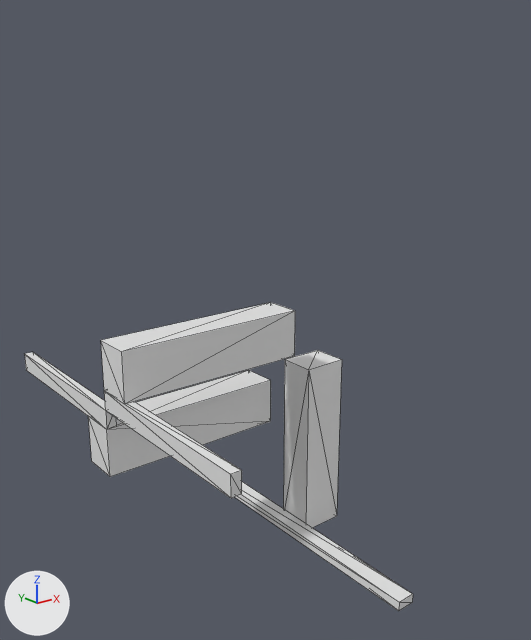
The OBJ model Data/bmc/tiles_structure/t_227.obj: old version first, new version second.
Both versions are drawn from a 50 mm lens placed at (-1.2, -1.477, 0.72), pointed at (0.044, 0.079, 0.098). Lighting does not change. The marker at lower left points along +X, +Y and +Z. Mesh edges are drawn as thin lines. Where no turn or scale is listed for an object, it has been applied to the vertices.

In view in the first picture: 't_227'.
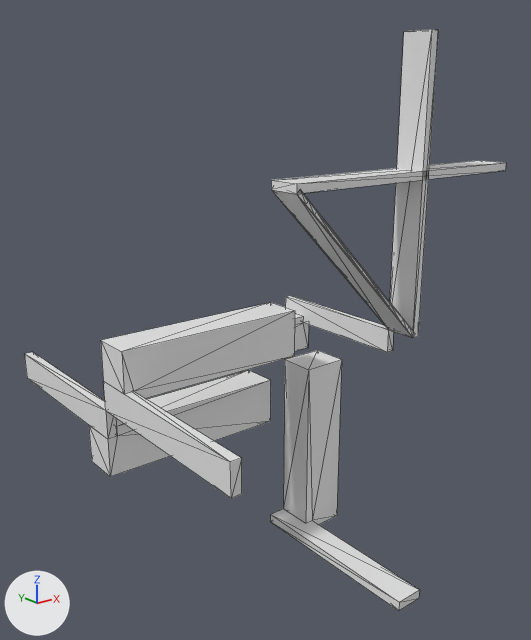
Pixel boxes [x1, y1, x2, y2] of what changed, in the pictures (531 x 640 px; the box of a moved part takes in the faces that stretch with it):
't_227', reshaped (24% wider, 88% taller)
    before: [25, 302, 413, 611]
    after: [25, 29, 506, 611]
part 1 of me_t_227, added
    after: [271, 29, 506, 352]
part 2 of me_t_227, moved or reshaped
    before: [25, 311, 413, 611]
    after: [25, 311, 420, 611]

What the commit changed:
me_t_227 is used by ob_t_227; location (0.0, 0.0, 0.0).
me_t_227 had 44 vertices, 72 faces and spanned x -0.5..0.175, y -0.5..0.5, z -0.5..0.175.
me_t_227 now has 160 vertices, 308 faces and spans x -0.5..0.875, y -0.5..0.5, z -0.5..0.875.
me_t_227 part 1: a new loose piece of 108 vertices spanning x 0.0..0.875, y -0.1..0.5, z -0.175..0.875.
Part 2, on me_t_227:
12 vertices are removed from x -0.5..0.05, y -0.5..0.5, z -0.5..0.05.
56 faces are deleted.
4 vertices move from x -0.5..0.05, y -0.5..0.5, z -0.5..0.05 to x -0.475..0.075, y -0.5..0.5, z -0.5..0.075.
9 vertices are added at x -0.5..0.075, y -0.1..0.1, z -0.5..0.075.
5 new vertices lie (0.0, 0.5, 0.0) away from vertices in x -0.5..0.05, y -0.5, z -0.5..0.05.
6 new vertices lie (-0.025, 0.0, 0.0) away from vertices in x -0.5..0.075, y -0.5..0.5, z -0.475..0.075.
80 new faces join them.
